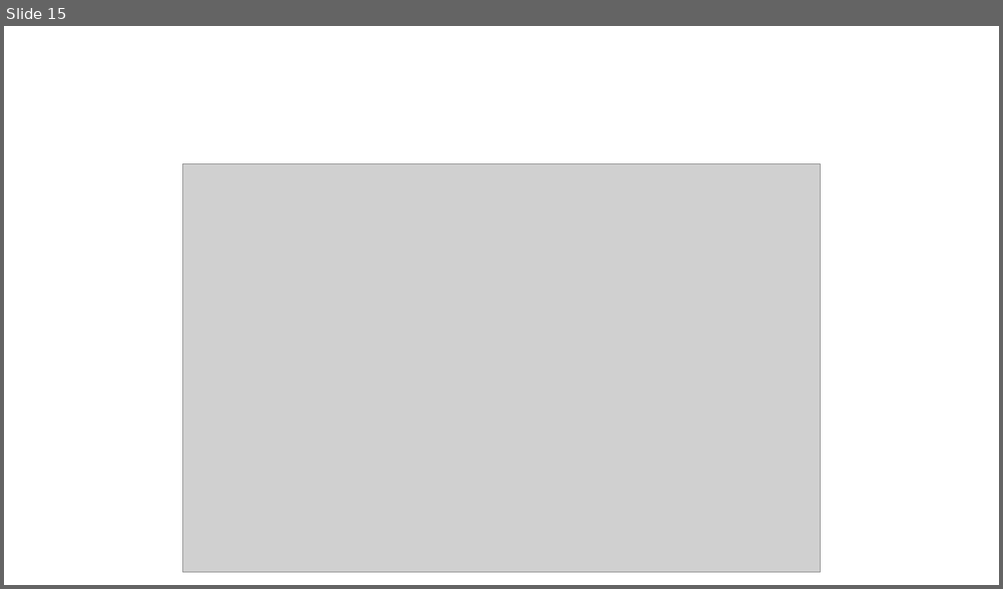
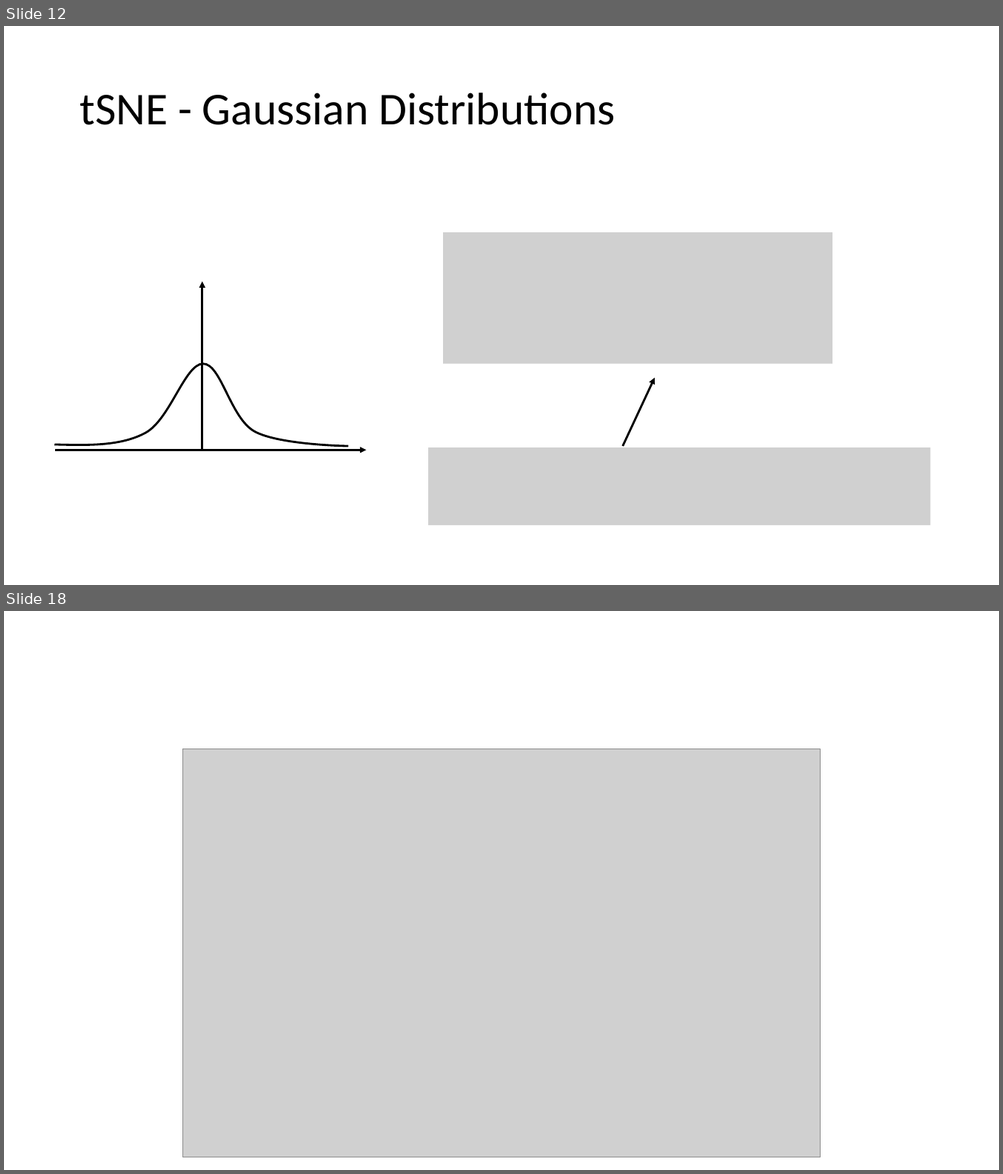
Before and after one commit to AnabelSMRuggiero/Dimensionality-Reduction-Tutorial, a slide deck: Presentation/Dimensionality-Reduction.pptm. Shown one above the other, each under a label of ours: slide 15 before the commit, slides 12 and 18 after it; the slides between them are not shown. The pictures are 1003x589 and 1003x1174 pixels, drawn with LibreOffice and Linux fonts; fonts in the diff are those of the drawing; grey boxes stand for pictures. Boxes give left, top, right and bottom in pixels: in the first picture for what was removed or moved away, otherwise in the second. Text is boxed around its words. In the diff, an @@ line names an element or a change of style, - is before the commit and + after.

```diff
--- a/Presentation/Dimensionality-Reduction.pptm
+++ b/Presentation/Dimensionality-Reduction.pptm
@@ slide 12 added at [4, 26, 999, 585], background #FFFFFF @@
@@ title added at [79, 93, 614, 125], 44 pt, text #000000 @@
+tSNE - Gaussian Distributions
@@ picture added at [444, 232, 833, 364] @@
@@ arrow added from (202, 450) to (202, 282), #000000 2 pt @@
@@ freeform shape added at [55, 364, 349, 446], outline #000000 2 pt @@
@@ arrow added from (623, 447) to (654, 378), #000000 2 pt @@
@@ arrow added from (56, 451) to (366, 451), #000000 2 pt @@
@@ picture added at [429, 449, 930, 526] @@
@@ what was slide 15 is now slide 18 @@
```
Also in this commit, not shown: 2 slides changed, 4 other slides added, 2 slides removed, 4 other files.
